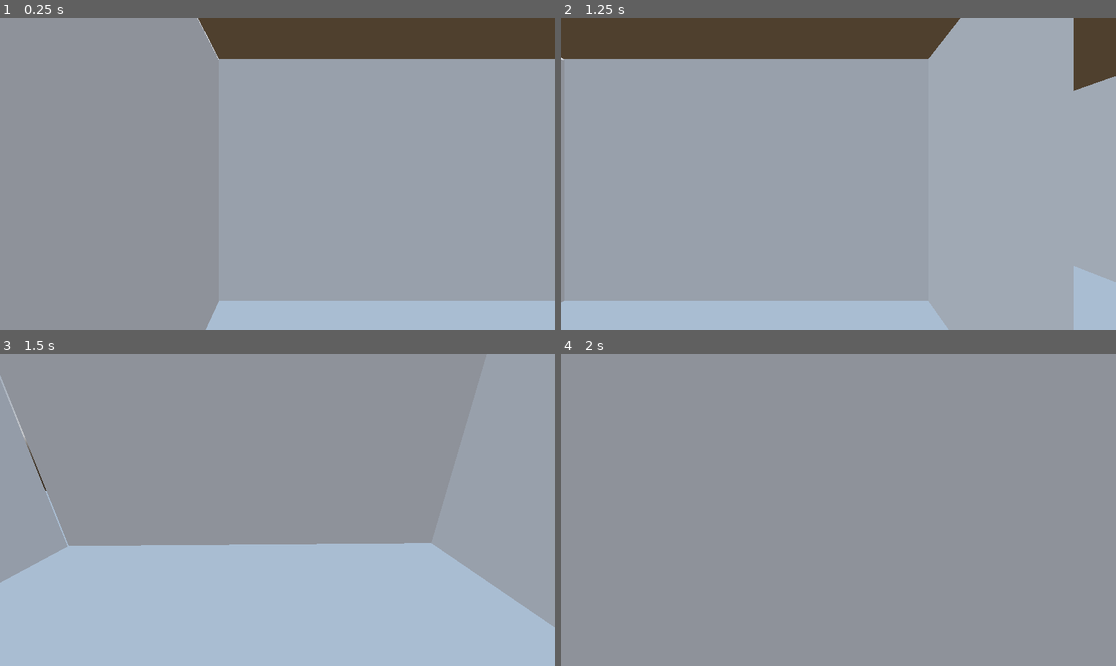
Above: before the commit, frames 1-4 (two rows, left to right).
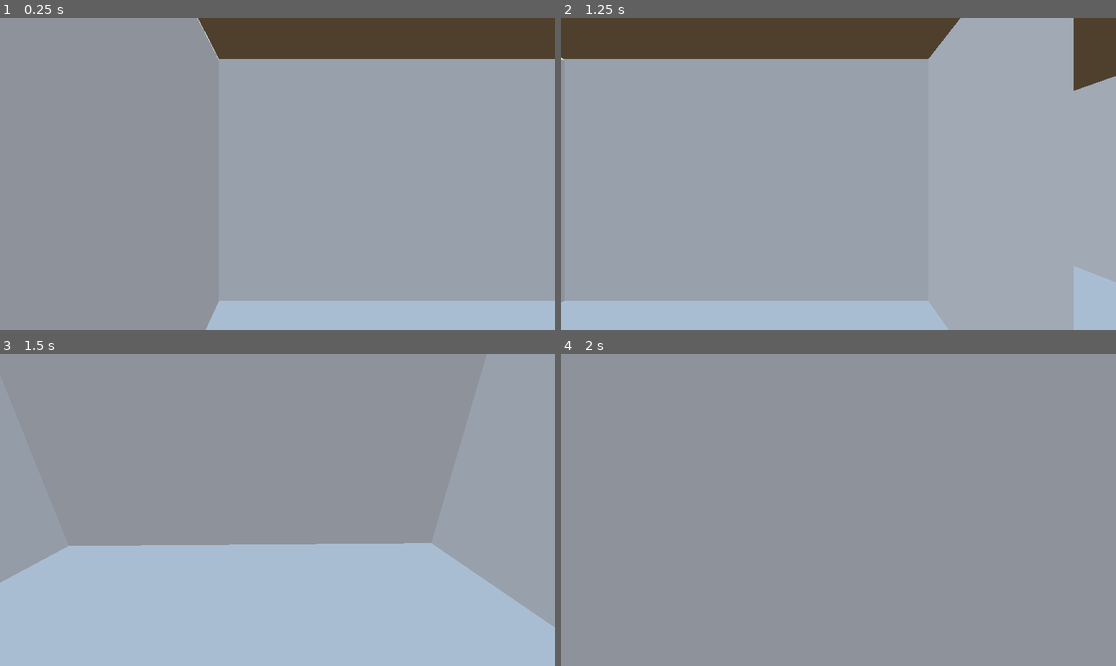
Above: after the commit, the same moments.

Repository: pmcarvalho/Taperere
Game: Godot game, scene res://world.tscn
Same seed, same stepped clock (60 frames per second), same inputs: the game is played once before the commit and once after it.
Inputs (mouse positions are in pixels of both pictures, inside the frame that each line leads up to):
- Up to frame 1 (0.25 s): no input
- Up to frame 2 (1.25 s): tap Enter at 0.5 s; move the mouse to (960, 158) at 0.52 s; hold D (right) from 0.53 s (still down); click (960, 158) at 0.67 s
- Up to frame 3 (1.5 s): move the mouse to (249, 510) at 1.27 s; release D (right) at 1.28 s; hold W (forward) from 1.28 s (still down)
- Up to frame 4 (2 s): keep holding W (forward)

Frames 1-2 are identical in both runs. In frame 3, 0.1% of the frame differs, in the area x 0-13%, y 10-62%; in frame 4, nothing differs.

Commit message:
adjusted walls

Diff:
--- a/world.tscn
+++ b/world.tscn
@@ -113,7 +113,7 @@
 shape = SubResource("ConcavePolygonShape3D_gd2ln")
 
 [node name="Wall2" type="MeshInstance3D" parent="Walls"]
-transform = Transform3D(1, 0, 0, 0, -4.37114e-08, -1, 0, 1, -4.37114e-08, 2.066, 1, 3.997)
+transform = Transform3D(1, 0, 0, 0, -4.37114e-08, -1, 0, 1, -4.37114e-08, 1.994, 1, 3.997)
 mesh = SubResource("PlaneMesh_p8wat")
 skeleton = NodePath("../..")
 
@@ -156,7 +156,7 @@
 shape = SubResource("ConcavePolygonShape3D_d507q")
 
 [node name="Wall5" type="MeshInstance3D" parent="Walls"]
-transform = Transform3D(-4.37114e-08, 1, -4.37114e-08, 0, -4.37114e-08, -1, -1, -4.37114e-08, 1.91069e-15, 5.01771, 1, 2.48904)
+transform = Transform3D(-4.37114e-08, 1, -4.37114e-08, 0, -4.37114e-08, -1, -1, -4.37114e-08, 1.91069e-15, 4.97609, 1, 2.48904)
 mesh = SubResource("PlaneMesh_mhes1")
 skeleton = NodePath("../..")
 
